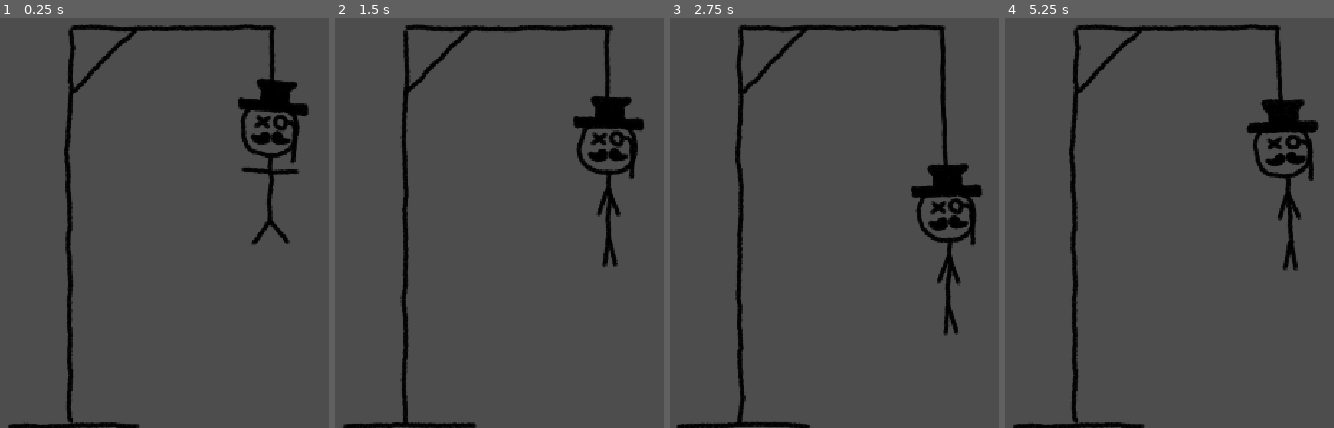
Above: before the commit, frames 1-4 (left to right).
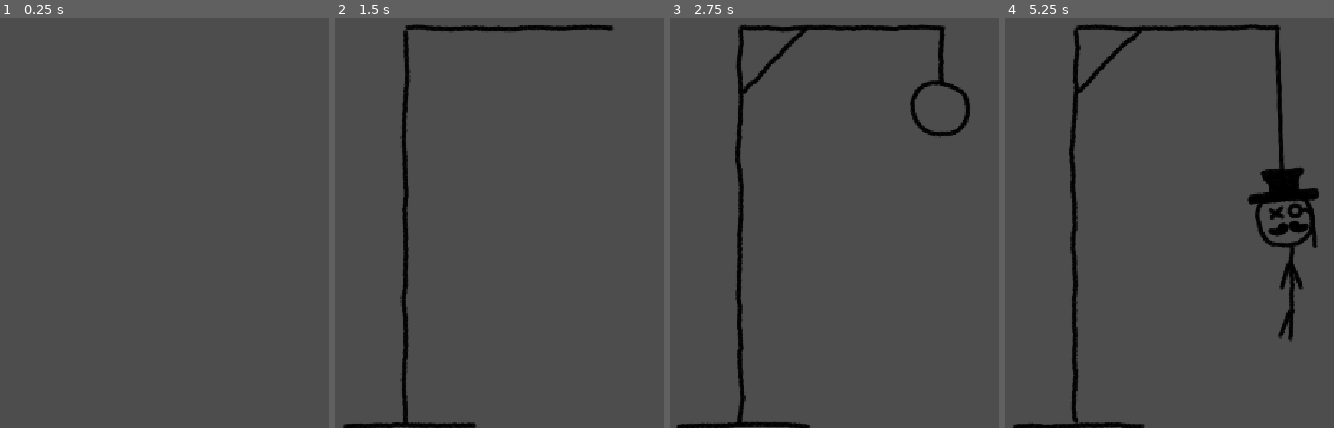
Above: after the commit, the same moments.

Repository: Tchetchouille/Anarchisme-Ludique
Game: Godot game, scene res://hang_scenes/testing_grounds.tscn
Two runs of this game, one before a commit and one after it. Both use one fixed random seed, a clock stepped at 60 frames per second and the inputs below. This scene is started directly instead of the project's main scene.
Inputs:
- Up to frame 1 (0.25 s): no input
- Up to frame 2 (1.5 s): tap Enter (ui_accept) at 0.5, 1.35 s; hold Enter (ui_accept) 0.53-1.28 s
- Up to frame 3 (2.75 s): tap Enter (ui_accept) at 1.52, 1.82 s; hold Enter (ui_accept) from 2.03 s (still down)
- Up to frame 4 (5.25 s): release Enter (ui_accept) at 2.78 s; tap Enter (ui_accept) at 2.85, 3.02, 3.32, 4.35, 4.52, 4.82 s; hold Enter (ui_accept) 3.53-4.28 s; hold Enter (ui_accept) from 5.03 s (still down)

The runs differ from the first frame. In frame 1, 6.1% of the frame differs, in the area x 2-94%, y 1-100%; in frame 2, 3.4%; in frame 3, 3.8%; in frame 4, 4.7%.

Commit message:
Added hanging progression

Diff:
--- a/le_proprietaire/hang_scenes/hangperson.gd
+++ b/le_proprietaire/hang_scenes/hangperson.gd
@@ -1,18 +1,34 @@
 extends Node2D
 
+# Whether or not the person is a "propriétaire"
+var is_proprietaire = true
 var current_step : int = 0
-# Will hold the number of steps for drawing the scaffold
-var scaffold_threshold : int
 var rng = RandomNumberGenerator.new()
+# Parts of the hangman to draw for each wrong guess
+@onready var parts = [
+	$Scaffold/ScaffoldBase,
+	$Scaffold/ScaffoldBar,
+	$Scaffold/ScaffoldTop,
+	$Scaffold/ScaffoldSupport,
+	$Body/Rope,
+	$Body/Head,
+	$Body/Body,
+	$Body/LeftArm,
+	$Body/RightArm,
+	$Body/LeftLeg,
+	$Body/RightLeg
+]
+# Parts of the hangman that need to be unfrozen
+@onready var body_parts = [
+	$Body/Head,
+	$Body/Body,
+	$Body/LeftArm,
+	$Body/RightArm,
+	$Body/LeftLeg,
+	$Body/RightLeg
+]
+@onready var n_of_parts = parts.size()
 
-# Called when the node enters the scene tree for the first time.
-func _ready() -> void:
-	scaffold_threshold = $Scaffold.get_child_count()
-	pends_ton_proprietaire()
-
-# Called every frame. 'delta' is the elapsed time since the previous frame.
-func _process(_delta: float) -> void:
-	pass
 
 func _input(event):
 	if event.is_action_pressed("ui_accept"):
@@ -20,15 +36,21 @@
 
 # Advance the hangperson drawing by one step
 func advance(step):
-	if step < scaffold_threshold:
-		$Scaffold.get_child(step).visible = true
+	if step < n_of_parts:
+		parts[step].visible = true
+		current_step += 1
 	else:
-		activate_bodypart(current_step - scaffold_threshold)
-	current_step += 1
+		pends_ton_proprietaire()
 
-func activate_bodypart(i):
-	pass
 
 func pends_ton_proprietaire():
+	# Adding back physics
+	for part in body_parts:
+		part.freeze = false
+	# Adding face based on character (propriétaire/comrade)
+	if is_proprietaire:
+		$Body/Head/FaceProprio.visible = true
+	else:
+		$Body/Head/FaceCamarade.visible = true
 	var random_impulse = rng.randi_range(-400.0, 400.0)
 	$Body/Body.apply_impulse(Vector2(random_impulse, 0))
--- a/le_proprietaire/hang_scenes/hangperson.tscn
+++ b/le_proprietaire/hang_scenes/hangperson.tscn
@@ -237,30 +237,32 @@
 [node name="Hangperson" type="Node2D" unique_id=902780941]
 script = ExtResource("1_tde3e")
 
-[node name="Rope" type="AnimatedSprite2D" parent="." unique_id=708948677]
-position = Vector2(177, -284)
-scale = Vector2(0.6, 0.6)
-sprite_frames = SubResource("SpriteFrames_0fqyo")
-autoplay = "default"
-speed_scale = 1.1
-offset = Vector2(-298, 478)
-script = ExtResource("5_odmpd")
-
-[node name="ScaffoldToRope" type="DampedSpringJoint2D" parent="." unique_id=1280599095]
-position = Vector2(177, -284)
-node_a = NodePath("../Body/Head")
-node_b = NodePath("../Scaffold")
+[node name="Body" type="Node2D" parent="." unique_id=1870964593]
+position = Vector2(3, 18)
+
+[node name="Rope" type="DampedSpringJoint2D" parent="Body" unique_id=1280599095]
+visible = false
+position = Vector2(174, -302)
+node_a = NodePath("../Head")
+node_b = NodePath("../../Scaffold")
 disable_collision = false
 length = 20.0
 rest_length = 10.0
 stiffness = 64.0
 damping = 0.1
 
-[node name="Body" type="Node2D" parent="." unique_id=1870964593]
-position = Vector2(3, 18)
+[node name="Rope" type="AnimatedSprite2D" parent="Body/Rope" unique_id=708948677]
+scale = Vector2(0.6, 0.6)
+sprite_frames = SubResource("SpriteFrames_0fqyo")
+autoplay = "default"
+speed_scale = 1.1
+offset = Vector2(-298, 478)
+script = ExtResource("5_odmpd")
 
 [node name="Head" type="RigidBody2D" parent="Body" unique_id=897217739]
+visible = false
 position = Vector2(173, -221)
+freeze = true
 
 [node name="HeadSprite" type="AnimatedSprite2D" parent="Body/Head" unique_id=2100723473]
 position = Vector2(0.19999695, 35.800003)
@@ -271,6 +273,7 @@
 offset = Vector2(-195, 120)
 
 [node name="FaceProprio" type="AnimatedSprite2D" parent="Body/Head" unique_id=215636700]
+visible = false
 position = Vector2(-115, 107)
 scale = Vector2(0.6, 0.6)
 sprite_frames = SubResource("SpriteFrames_e03om")
@@ -293,7 +296,9 @@
 node_b = NodePath("../Body")
 
 [node name="Body" type="RigidBody2D" parent="Body" unique_id=263474123]
+visible = false
 position = Vector2(175, -98)
+freeze = true
 
 [node name="Sprite2D" type="AnimatedSprite2D" parent="Body/Body" unique_id=2012252091]
 scale = Vector2(0.6, 0.6)
@@ -312,8 +317,10 @@
 disable_collision = false
 
 [node name="LeftArm" type="RigidBody2D" parent="Body" unique_id=1671086527]
+visible = false
 position = Vector2(174, -125)
 mass = 0.5
+freeze = true
 
 [node name="Sprite2D" type="AnimatedSprite2D" parent="Body/LeftArm" unique_id=376860614]
 position = Vector2(-24.99997, 2.8000183)
@@ -334,8 +341,10 @@
 disable_collision = false
 
 [node name="RightArm" type="RigidBody2D" parent="Body" unique_id=264264367]
+visible = false
 position = Vector2(177, -125)
 mass = 0.5
+freeze = true
 
 [node name="Sprite2D" type="AnimatedSprite2D" parent="Body/RightArm" unique_id=1599959060]
 position = Vector2(35.000046, 1.2000427)
@@ -355,7 +364,9 @@
 node_b = NodePath("../LeftLeg")
 
 [node name="LeftLeg" type="RigidBody2D" parent="Body" unique_id=1491960658]
+visible = false
 position = Vector2(157, -32)
+freeze = true
 
 [node name="Sprite2D" type="AnimatedSprite2D" parent="Body/LeftLeg" unique_id=1845252040]
 position = Vector2(7, -6.9999957)
@@ -375,8 +386,10 @@
 node_b = NodePath("../RightLeg")
 
 [node name="RightLeg" type="RigidBody2D" parent="Body" unique_id=1279871892]
+visible = false
 position = Vector2(193, -30)
 mass = 0.5
+freeze = true
 
 [node name="Sprite2D2" type="AnimatedSprite2D" parent="Body/RightLeg" unique_id=1180786476]
 position = Vector2(-6, -9)
@@ -398,21 +411,25 @@
 shape = SubResource("CircleShape2D_g74w4")
 
 [node name="ScaffoldBase" type="AnimatedSprite2D" parent="Scaffold" unique_id=155397421]
+visible = false
 sprite_frames = SubResource("SpriteFrames_g74w4")
 autoplay = "default"
 speed_scale = 1.1
 
 [node name="ScaffoldBar" type="AnimatedSprite2D" parent="Scaffold" unique_id=867392074]
+visible = false
 sprite_frames = SubResource("SpriteFrames_xxhvd")
 autoplay = "default"
 speed_scale = 1.1
 
 [node name="ScaffoldSupport" type="AnimatedSprite2D" parent="Scaffold" unique_id=498195719]
+visible = false
 sprite_frames = SubResource("SpriteFrames_00xjj")
 autoplay = "default"
 speed_scale = 1.1
 
 [node name="ScaffoldTop" type="AnimatedSprite2D" parent="Scaffold" unique_id=2140620593]
+visible = false
 sprite_frames = SubResource("SpriteFrames_02yu5")
 autoplay = "default"
 speed_scale = 1.1
--- a/le_proprietaire/hang_scenes/rope.gd
+++ b/le_proprietaire/hang_scenes/rope.gd
@@ -1,7 +1,7 @@
 extends AnimatedSprite2D
 
-@onready var anchor =  $"../Scaffold/Anchor"
-@onready var head = $"../Body/Head"
+@onready var anchor =  $"../../../Scaffold/Anchor"
+@onready var head = $"../../Head"
 var starting_dist : float
 
 # Called when the node enters the scene tree for the first time.
